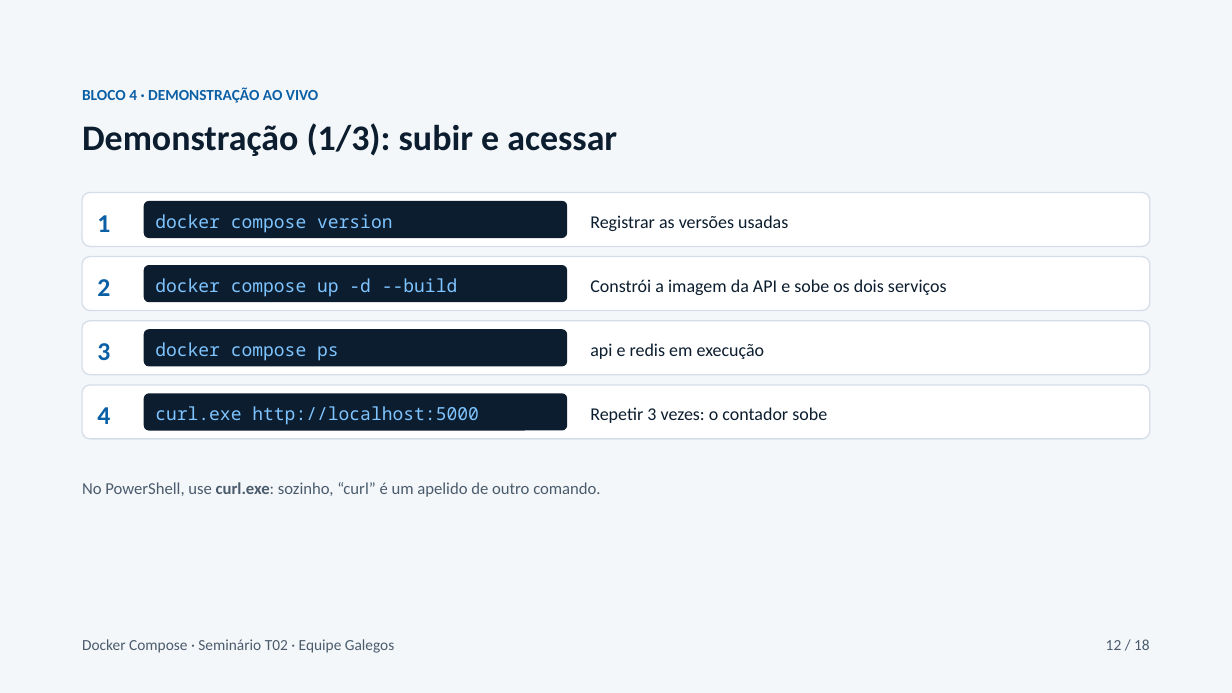
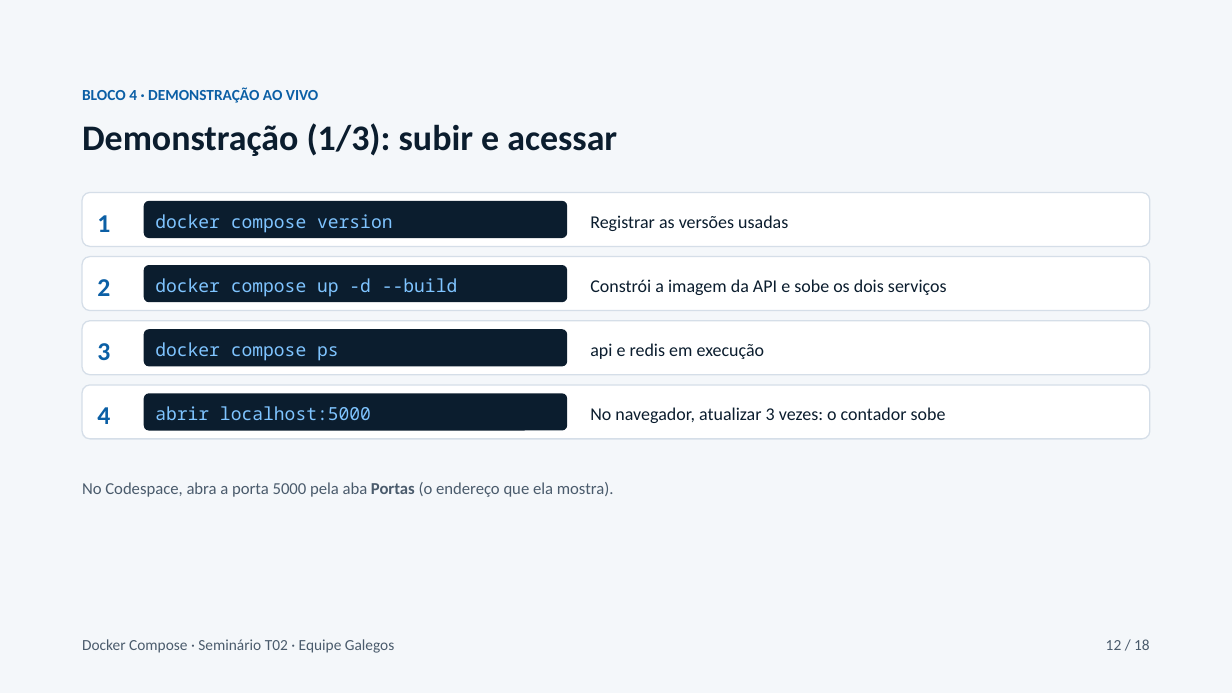
Before and after one commit to Italosantoss03/projetoDevOps, a slide deck: slide 12 of slides/Docker-Compose-T02.pptx. Drawn at 1232x693 pixels with LibreOffice and Linux fonts; fonts in the diff are those of the drawing. Boxes give left, top, right and bottom in pixels: in the first picture for what was removed or moved away, otherwise in the second. Text is boxed around its words. In the diff, an @@ line names an element or a change of style, - is before the commit and + after.

```diff
--- a/slides/Docker-Compose-T02.pptx
+++ b/slides/Docker-Compose-T02.pptx
@@ text at (155,406,371,420): text changed @@
-curl.exe http://localhost:5000
+abrir localhost:5000
@@ text at (590,407,946,423): text changed @@
-Repetir 3 vezes: o contador sobe
+No navegador, atualizar 3 vezes: o contador sobe
@@ text at (82,482,614,497): text changed @@
-No PowerShell, use curl.exe: sozinho, “curl” é um apelido de outro comando.
+No Codespace, abra a porta 5000 pela aba Portas (o endereço que ela mostra).
```
Also in this commit, not shown: 3 other slides changed, 4 other files.
